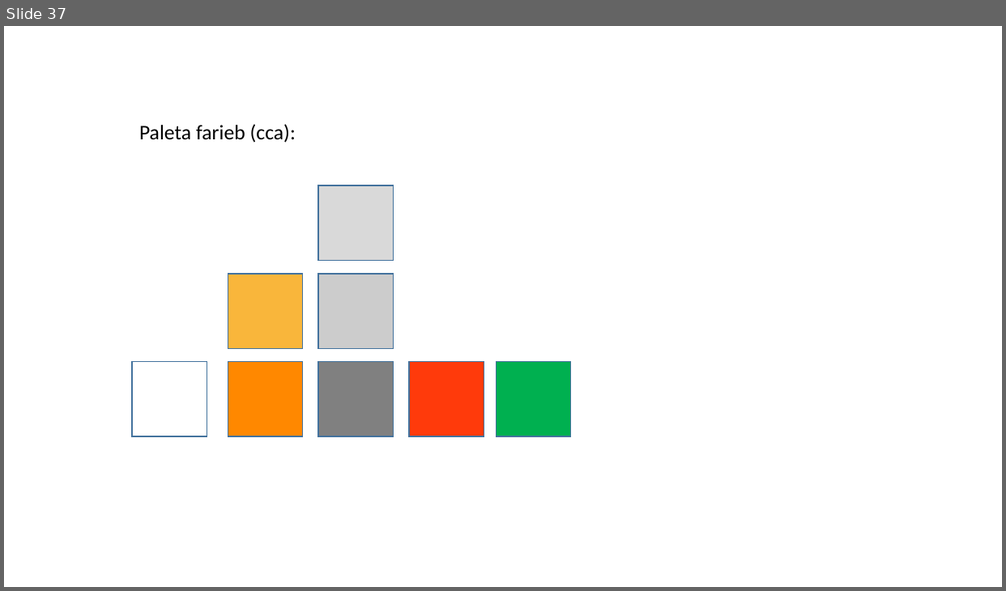
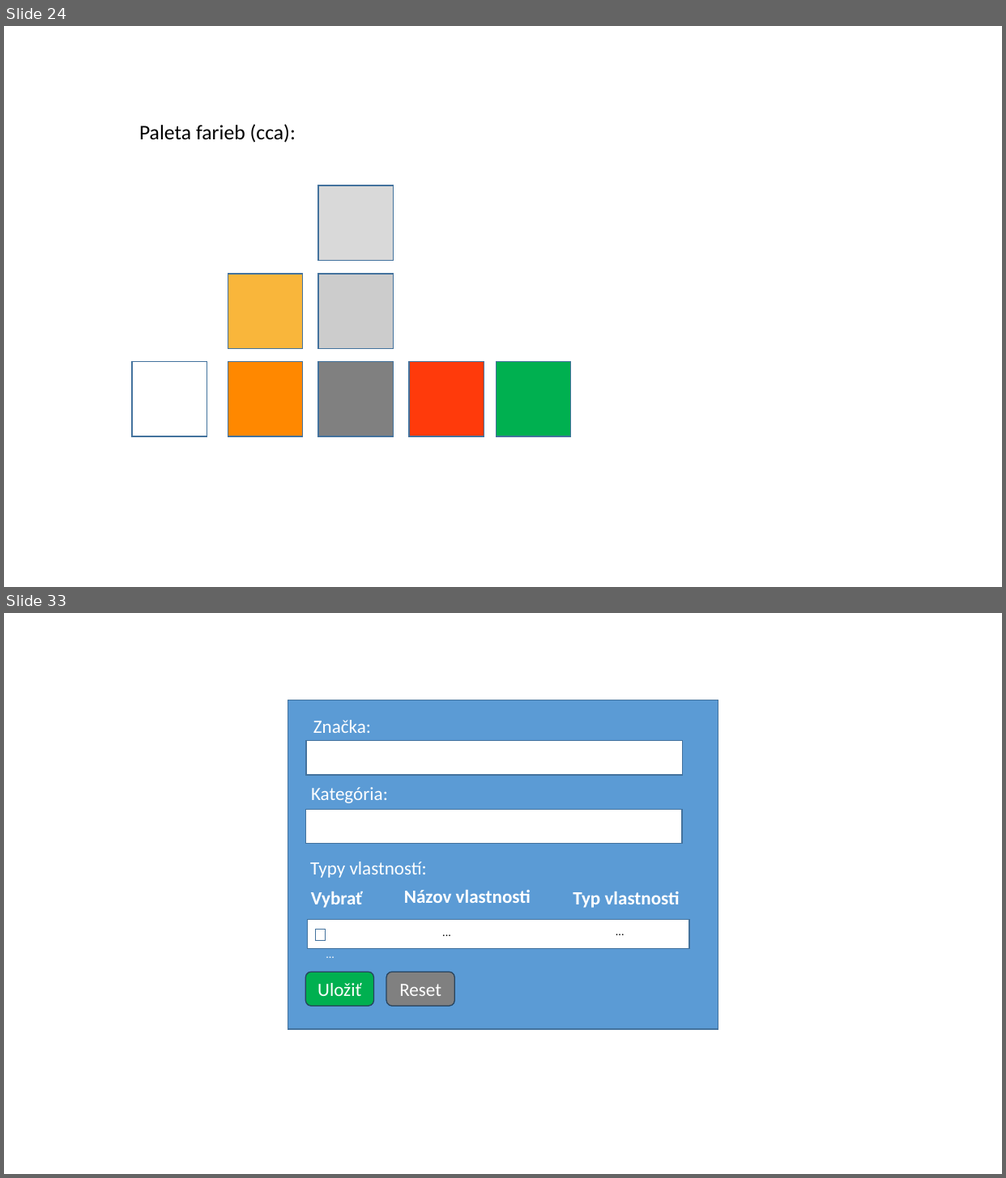
Before and after one commit to milantru/ServIS, a slide deck: docs/B-Servis WebApp UI koncept.pptx. Shown one above the other, each under a label of ours: slide 37 before the commit, slides 24 and 33 after it; the slides between them are not shown. The pictures are 1006x591 and 1006x1178 pixels, drawn with LibreOffice and Linux fonts; fonts in the diff are those of the drawing. Boxes give left, top, right and bottom in pixels: in the first picture for what was removed or moved away, otherwise in the second. Text is boxed around its words. In the diff, an @@ line names an element or a change of style, - is before the commit and + after.

```diff
--- a/docs/B-Servis WebApp UI koncept.pptx
+++ b/docs/B-Servis WebApp UI koncept.pptx
@@ slide 33 added at box(4, 613, 1002, 1174), background #FFFFFF @@
@@ rectangle added at box(288, 700, 718, 1030), fill #5B9BD5, outline #43739E 1 pt @@
@@ text added at box(313, 720, 371, 733), 18 pt, text #FFFFFF @@
+Značka:
@@ rectangle added at box(306, 741, 683, 776), fill #FFFFFF, outline #43739E 1 pt @@
@@ text added at box(311, 787, 388, 803), 18 pt, text #FFFFFF @@
+Kategória:
@@ rectangle added at box(305, 809, 682, 844), fill #FFFFFF, outline #43739E 1 pt @@
@@ text added at box(310, 862, 427, 878), 18 pt, text #FFFFFF @@
+Typy vlastností:
@@ text added at box(311, 892, 363, 908), 18 pt, text #FFFFFF, bold @@
+Vybrať
@@ text added at box(404, 890, 530, 903), 18 pt, text #FFFFFF, bold @@
+Názov vlastnosti
@@ text added at box(573, 892, 680, 908), 18 pt, text #FFFFFF, bold @@
+Typ vlastnosti
@@ rectangle added at box(308, 920, 690, 949), fill #FFFFFF, outline #43739E 1 pt @@
@@ text added at box(435, 922, 459, 943), 11 pt, text #000000 @@
+...
@@ text added at box(608, 921, 632, 943), 11 pt, text #000000 @@
+...
@@ rectangle added at box(315, 930, 325, 941), fill #FFFFFF, outline #43739E 1 pt @@
@@ text added at box(318, 944, 343, 965), 11 pt, text #FFFFFF @@
+...
@@ rounded rectangle added at box(305, 973, 374, 1007), fill #00B050, outline #28445D 1 pt, 18 pt, text #FFFFFF @@
+Uložiť
@@ rounded rectangle added at box(386, 973, 454, 1007), fill #808080, outline #28445D 1 pt, 18 pt, text #FFFFFF @@
+Reset
@@ what was slide 37 is now slide 24 @@
```
Also in this commit, not shown: 7 slides changed, 29 other slides added, 25 slides removed, 47 other files.
